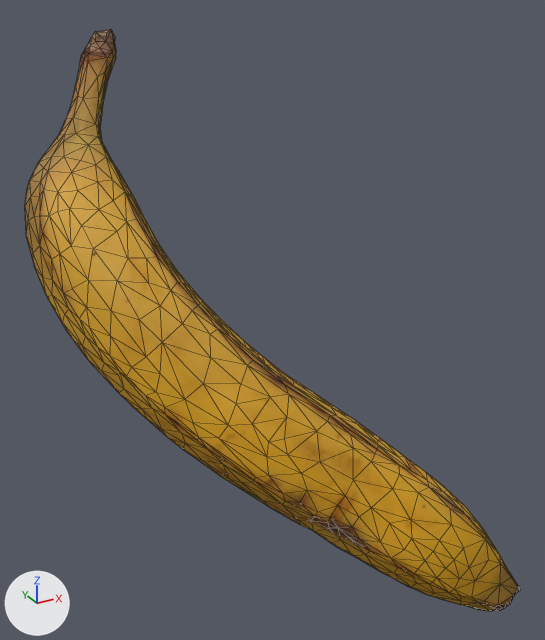
One commit to the glTF model Pages/import-oversight/Assets/Models/banana.gltf: the scene before it, then after it.
One viewpoint serves both versions: a 50 mm lens placed at (-0.0435, -0.0749, 0.0416), pointed at (-0.0018, 0.0009, 0.0037). Arrows for +X, +Y and +Z are at lower left; the lights stay in place. Mesh edges are drawn as thin lines. Vertices at the same position are counted once.

The first picture shows 'Banana medium'.
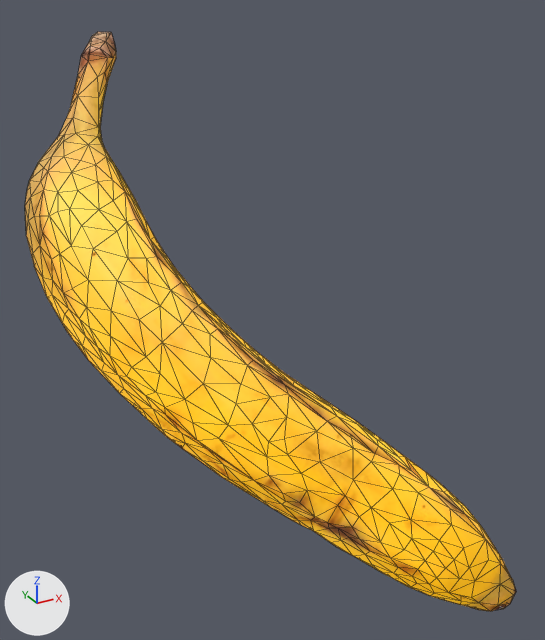
The newer file is also turned or shifted as a whole; pictures and numbers use the older file's frame.

Changed parts and their boxes (x1, y1, x2, y2) in the pictures (545 x 640 px):
'Banana medium', reshaped: before (25, 29, 520, 611); after (25, 32, 516, 611)
part 1 of me_aset_edible_fruits_s_tklkaixiw_lod2, deleted (brown): before (31, 29, 520, 611)
part 2 of me_aset_edible_fruits_s_tklkaixiw_lod2, recoloured (orange to yellow): (25, 39, 515, 611) in both

Diff of the bpy script that builds the scene:
```diff
--- a/Pages/import-oversight/Assets/Models/banana.gltf.py
+++ b/Pages/import-oversight/Assets/Models/banana.gltf.py
@@ mat_mk_banana @@
+mat_mk_banana = bpy.data.materials.new('mk_banana')
+# uses the picture img_banana_tklkaixiw_mid_2k_basecolor
+# uses the picture img_banana_tklkaixiw_mid_2k_normal
+# uses the picture img_banana_tklkaixiw_mid_2k_roughness
@@ me_aset_edible_fruits_s_tklkaixiw_lod2 @@
 # used by ob_banana_medium; location = (0.0, 0.0, 0.0)
-me_aset_edible_fruits_s_tklkaixiw_lod2.from_pydata(...)  # 683 vertices, 1362 faces; spans x -0.027..0.0217, y -0.0244..0.0253, z -0.033..0.0369
+me_aset_edible_fruits_s_tklkaixiw_lod2.from_pydata(...)  # 597 vertices, 1191 faces; spans x -0.027..0.0217, y -0.0244..0.0251, z -0.033..0.0366
+# me_aset_edible_fruits_s_tklkaixiw_lod2 part 1: 84 vertices removed from x -0.0253..0.0213, y -0.0241..0.0253, z -0.0327..0.0369
+# me_aset_edible_fruits_s_tklkaixiw_lod2 part 2: 924 faces spanning x -0.027..0.0217, y -0.0244..0.0251, z -0.033..0.0365 switch from mat_matid_1_004 to mat_mk_banana
```
